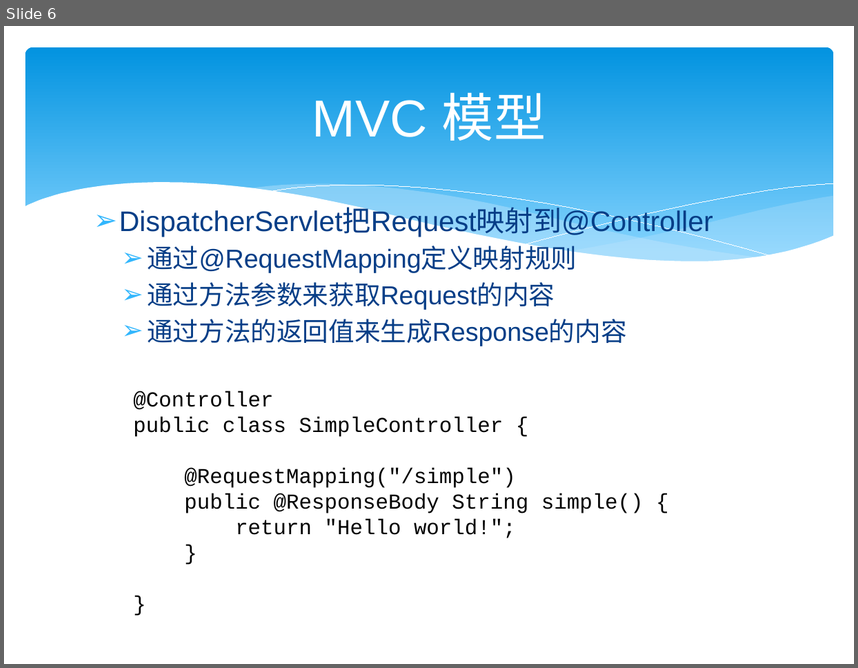
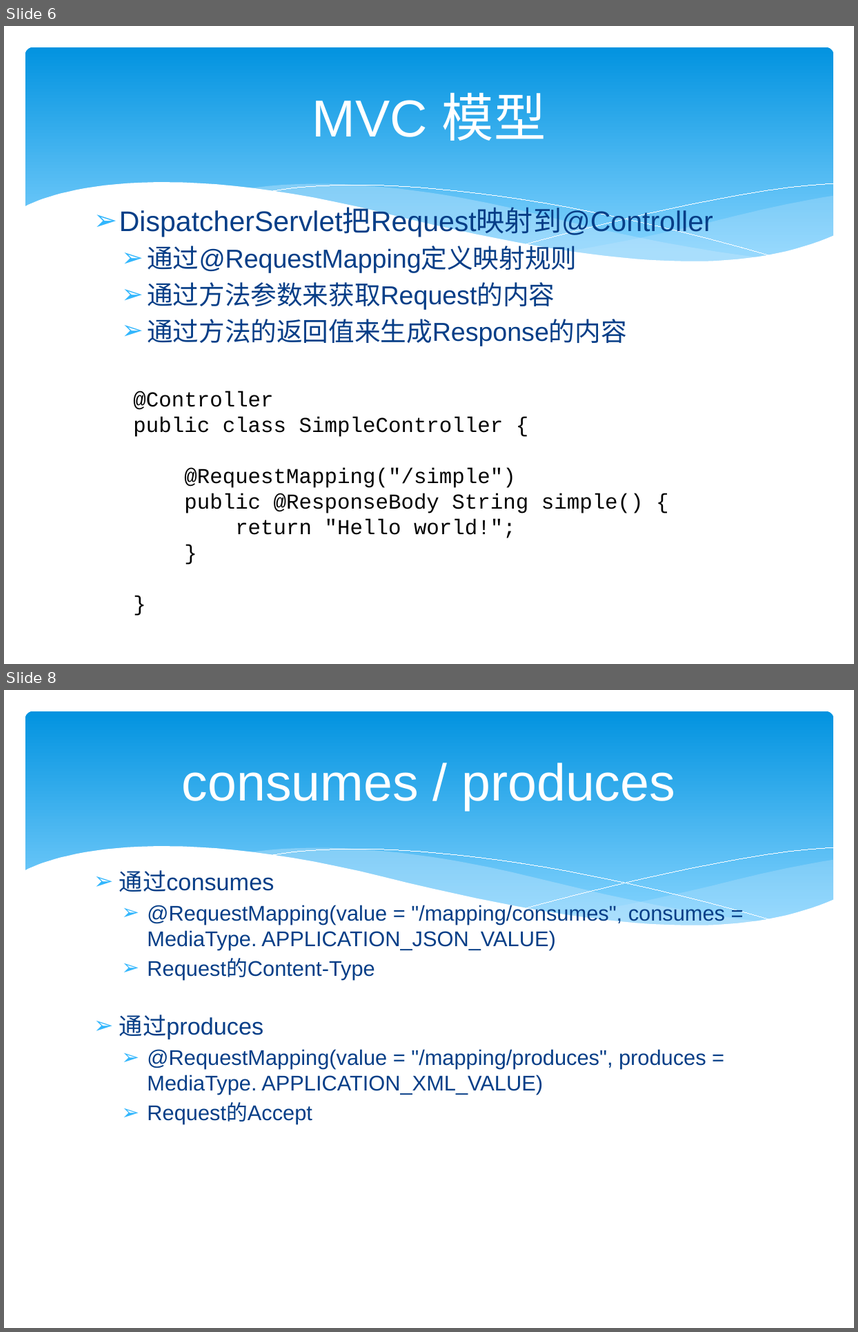
Before and after one commit to zjumty/spring-mvc-showcase, a slide deck: SpringMVC3.pptx. Shown one above the other, each under a label of ours: slide 6 before the commit, slides 6 and 8 after it; the slides between them are not shown. The pictures are 858x668 and 858x1332 pixels, drawn with LibreOffice and Linux fonts; fonts in the diff are those of the drawing. Boxes give left, top, right and bottom in pixels: in the first picture for what was removed or moved away, otherwise in the second. Text is boxed around its words. In the diff, an @@ line names an element or a change of style, - is before the commit and + after.

```diff
--- a/SpringMVC3.pptx
+++ b/SpringMVC3.pptx
@@ slide 8 added at [4,690,854,1328], background #FFFFFF; not listed: 6 template elements that a slide beside it also shows @@
@@ title added at [182,762,675,810], 44 pt, text #FFFFFF @@
+consumes / produces
@@ text added at [119,870,725,1124], 18 pt, text #073E87 @@
+➢ 通过consumes
+  ➢ @RequestMapping(value = "/mapping/consumes", consumes = MediaType. APPLICATION_JSON_VALUE)
+  ➢ Request的Content-Type
+➢ 通过produces
+  ➢ @RequestMapping(value = "/mapping/produces", produces = MediaType. APPLICATION_XML_VALUE)
+  ➢ Request的Accept
```
Also in this commit, not shown: 1 slide changed, 8 other slides added.
